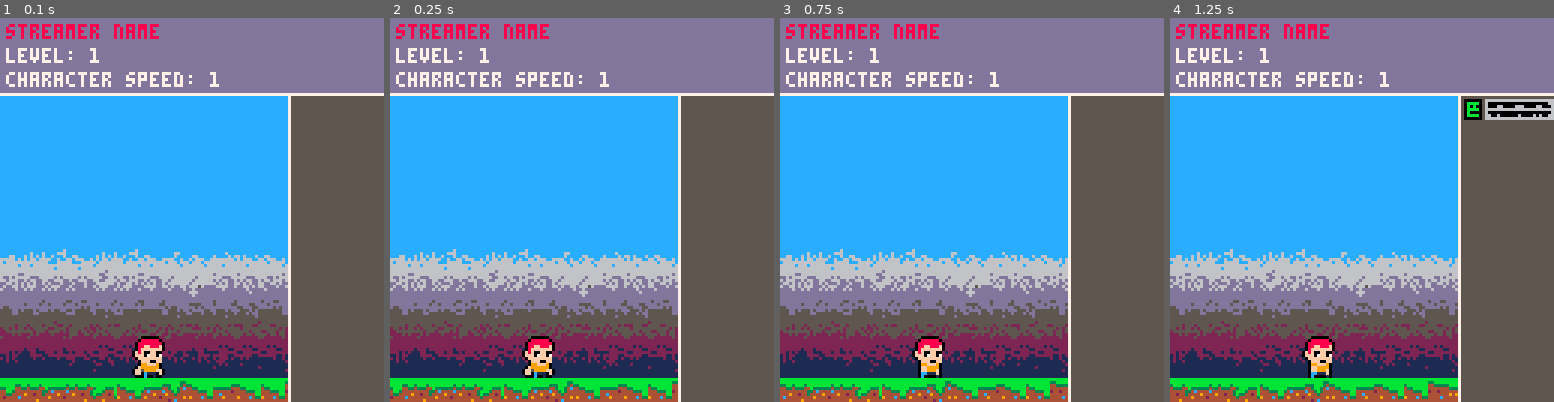
Above: before the commit, frames 1-4 (left to right).
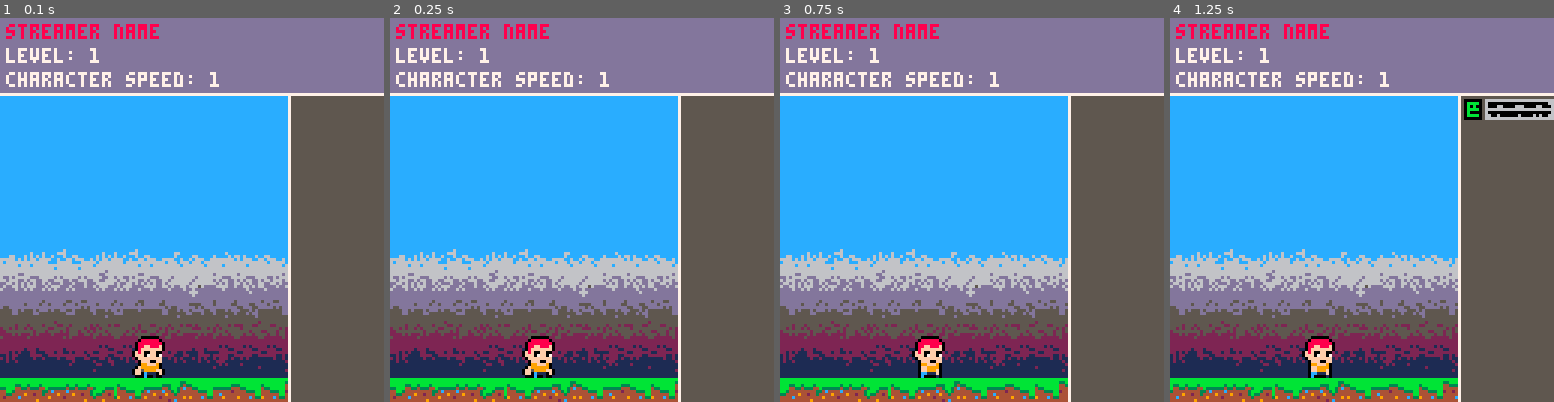
Above: after the commit, the same moments.

Repository: PxPerfectMike/idlejam
Game: PICO-8 cartridge idlejam.p8
The game is run twice, just before and just after one commit, with the same random seed, the same clock (stepped at 60 frames per second) and the same inputs.
Inputs:
- Up to frame 1 (0.1 s): no input
- Up to frame 2 (0.25 s): no input
- Up to frame 3 (0.75 s): no input
- Up to frame 4 (1.25 s): no input

Frame 1 is identical in both runs. In frame 2, 1.2% of the frame differs, in the area x 0-75%, y 94-100%; in frame 3, 1.6%; in frame 4, 1.7%.

Commit message:
fix ground jitter

Diff:
--- a/animation.lua
+++ b/animation.lua
@@ -61,12 +61,15 @@
 ground_speed_control = 21
 sky_arr = { 25, 33, 41, 49, 57, 65, 73, 81, 89, 97, 105, 113, 121, 129, 137, 145, 153, 161, 169, 177, 185, 193 }
 
-function animation(sprite, animation_speed)
-    local actual_speed = ground_speed_control - animation_speed
+function animation(sprite)
+    local actual_speed = ground_speed_control - speed --use speed variable here instead of animation_speed
 
-    if (frame % actual_speed == 0) current_frame = sprite[frame / actual_speed % #sprite + 1]
+    if (frame % actual_speed == 0) then
+        current_frame = sprite[frame / actual_speed % #sprite + 1]
+    end
     frame += 1
 end
+
 
 function character_switch()
     if (btnp(➡️)) level += 1
--- a/main.lua
+++ b/main.lua
@@ -83,7 +83,6 @@
     if not bg_transition_needed then
         return
     end
-
 
     -- Change the background color based on the level (current color, new color, start x, start y, end x, end y)
     if level == 2 then
@@ -163,7 +162,7 @@
         -- draw ground sprites
         for i, g in pairs(ground) do
             spr(g.frame, g.x, 120, 1, 1)
-            g.x -= speed / ground_speed_control + 0.2
+            g.x -= speed / 8 ---------------- adjust this to make the speed relevant to animation frames *********
             -- if a sprite goes off screen on the left, move it to the right side and change its frame
             if g.x < -8 then
                 g.x = g.x + 128
Not shown, changed: spritesheet.png
Not shown, removed: spritesheetold.png
